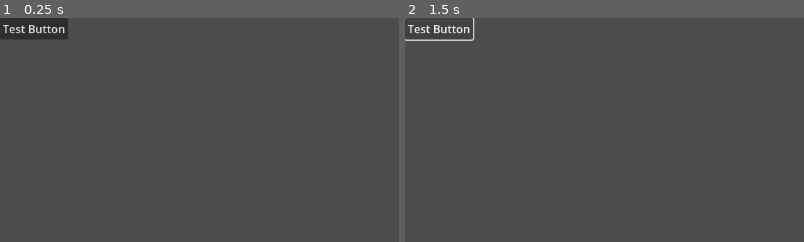
Above: before the commit, frames 1-2 (left to right).
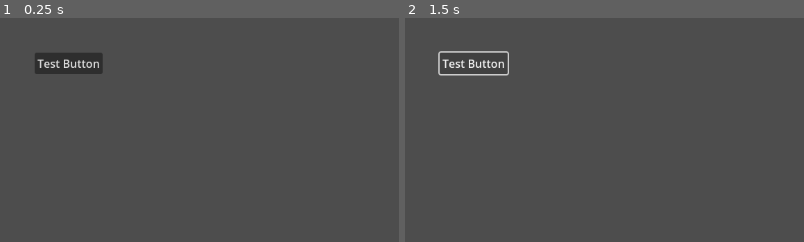
Above: after the commit, the same moments.

Repository: tharmoth/MansionMash
Game: Godot game, scene res://Scenes/Main.tscn
Two runs of this game, one before a commit and one after it. Both use one fixed random seed, a clock stepped at 60 frames per second and the inputs below.
Inputs:
- Up to frame 1 (0.25 s): no input
- Up to frame 2 (1.5 s): click "Test Button" at 0.5 s; click "Test Button" at 1.25 s
The pictures show only the part of the screen within x 0-50%, y 0-50%; the shares and areas given below are measured in that part.

The runs differ from the first frame. In frame 1, 2.9% of the frame differs, in the area x 0-26%, y 0-25%; in frame 2, 1.2%.

Commit message:
resized gui

Diff:
--- /dev/null
+++ b/Scenes/GUI.tscn
@@ -0,0 +1,27 @@
+[gd_scene format=3 uid="uid://cggaresjve3kx"]
+
+[node name="GUI" type="Control"]
+layout_mode = 3
+anchors_preset = 15
+anchor_right = 1.0
+anchor_bottom = 1.0
+grow_horizontal = 2
+grow_vertical = 2
+
+[node name="MarginContainer" type="MarginContainer" parent="."]
+layout_mode = 1
+anchors_preset = 15
+anchor_right = 1.0
+anchor_bottom = 1.0
+grow_horizontal = 2
+grow_vertical = 2
+theme_override_constants/margin_left = 50
+theme_override_constants/margin_top = 50
+theme_override_constants/margin_right = 50
+theme_override_constants/margin_bottom = 50
+
+[node name="Button" type="Button" parent="MarginContainer"]
+layout_mode = 2
+size_flags_horizontal = 0
+size_flags_vertical = 0
+text = "Test Button"
--- a/Scenes/Main.tscn
+++ b/Scenes/Main.tscn
@@ -1,6 +1,8 @@
-[gd_scene format=3 uid="uid://bbcoke87n7ggi"]
+[gd_scene load_steps=2 format=3 uid="uid://bbcoke87n7ggi"]
 
-[node name="Control" type="Control"]
+[ext_resource type="PackedScene" uid="uid://cggaresjve3kx" path="res://Scenes/GUI.tscn" id="1_mxseb"]
+
+[node name="Main" type="Control"]
 layout_mode = 3
 anchors_preset = 15
 anchor_right = 1.0
@@ -8,16 +10,7 @@
 grow_horizontal = 2
 grow_vertical = 2
 
-[node name="MarginContainer" type="MarginContainer" parent="."]
+[node name="GUI" parent="." instance=ExtResource("1_mxseb")]
 layout_mode = 1
-anchors_preset = 15
-anchor_right = 1.0
-anchor_bottom = 1.0
-grow_horizontal = 2
-grow_vertical = 2
-
-[node name="Button" type="Button" parent="MarginContainer"]
-layout_mode = 2
-size_flags_horizontal = 0
-size_flags_vertical = 0
-text = "Test Button"
+size_flags_horizontal = 3
+size_flags_vertical = 3
